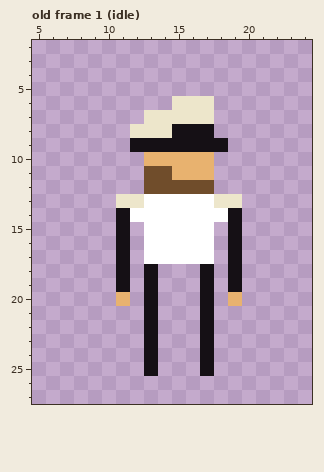
Two versions of one pixel-art file, Assets/Art/raw/sailor.aseprite. The picture above is the old version.
32x32 pixels, 9 frames. Colours within 5 levels of each other are drawn and written as one. Shown: old frame 1 (idle): x 5..24, y 2..27. The commit also changed other frames, which this record leaves out.
And afterwards:
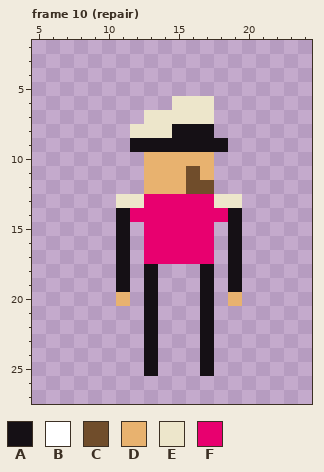
Palette (. is transparent): A #151015  B #ffffff  C #704d2b  D #e8b26f  E #ede6cb  F #e8006f
A new or re-ordered frame is compared with the old frame closest to it.
Author's note on the commit: Add hands to sailor run and fall anim
Changes in this commit:
frames 9 -> 10
Frame 10 (repair) is new; against old frame 1 (idle), layers "shirt", "Base":
y 11: x 13..14 CC -> DD; x 16 D -> C
y 12: x 13..15 CCC -> DDD
y 13: x 13..17 BBBBB -> FFFFF
y 14: x 12..18 BBBBBBB -> FFFFFFF
y 15..17: x 13..17 BBBBB -> FFFFF
Changed places in both pictures, as pixel boxes (x1, y1, x2, y2):
changed: (130, 166, 228, 264)
